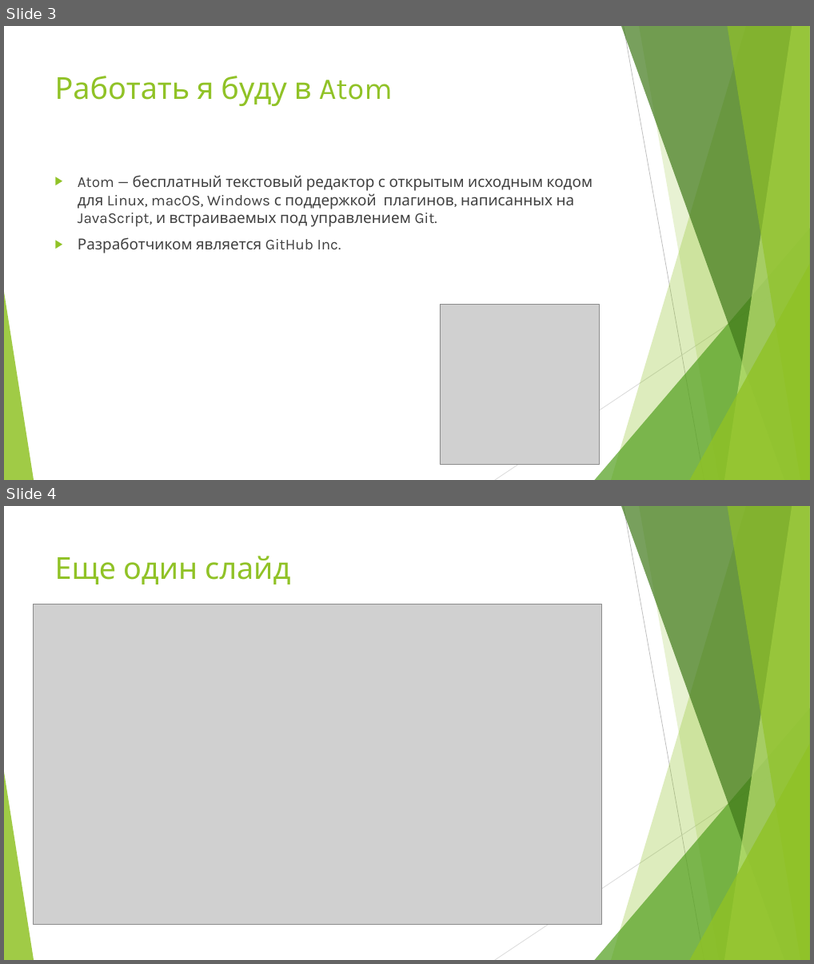
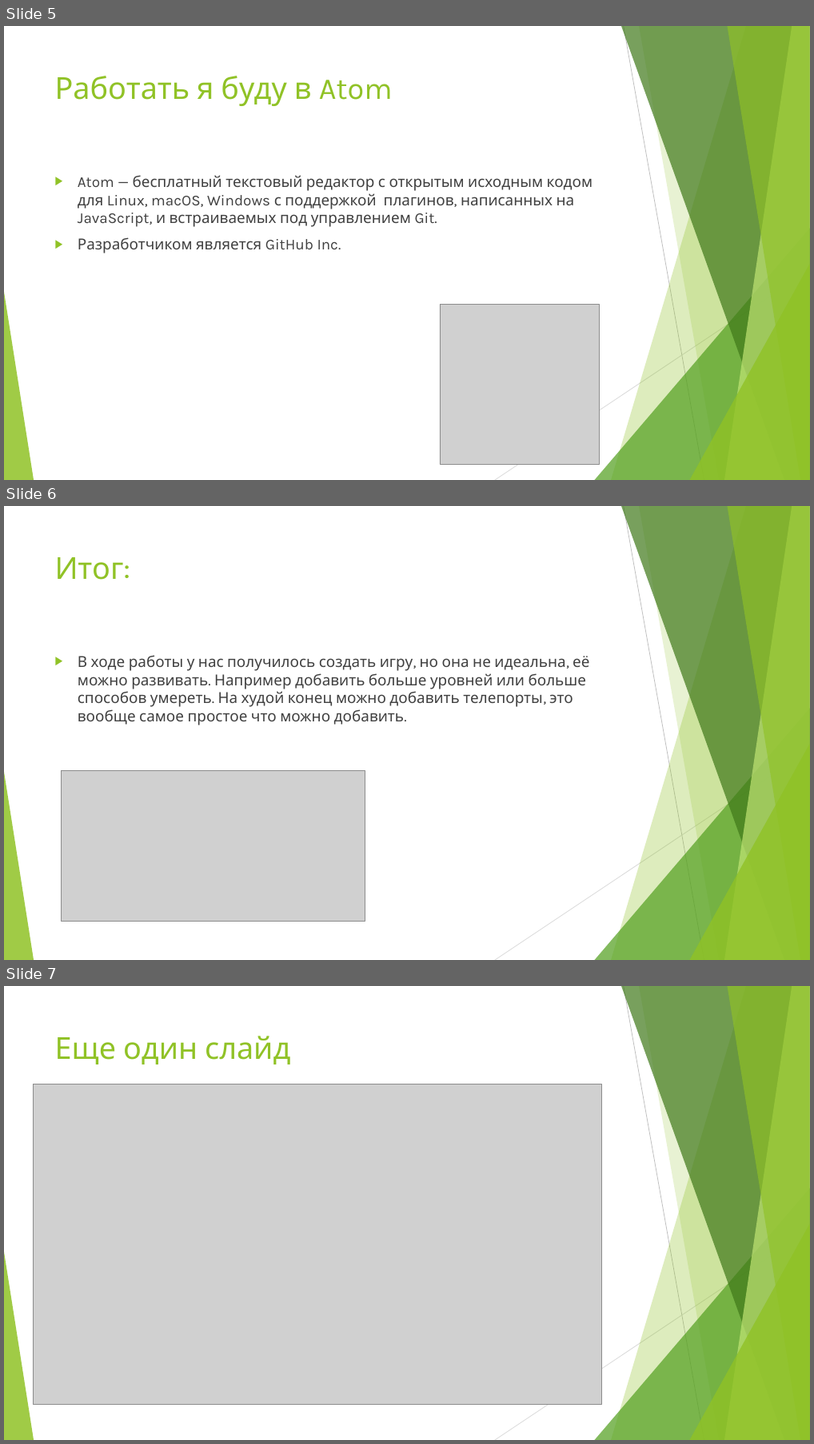
Before and after one commit to silnovdanila/atom_projects, a slide deck: The tale of Chelick.pptx. Shown one above the other, each under a label of ours: slides 3 and 4 before the commit, slides 5, 6 and 7 after it. The pictures are 814x964 and 814x1444 pixels, drawn with LibreOffice and Linux fonts; fonts in the diff are those of the drawing; grey boxes stand for pictures. Boxes give left, top, right and bottom in pixels: in the first picture for what was removed or moved away, otherwise in the second. Text is boxed around its words. In the diff, an @@ line names an element or a change of style, - is before the commit and + after.

```diff
--- a/The tale of Chelick.pptx
+++ b/The tale of Chelick.pptx
@@ slide 6 added at <box>4,506,810,960</box>, background #FFFFFF; not listed: 10 template elements that a slide beside it also shows @@
@@ title added at <box>55,557,124,580</box>, 36 pt, text #90C226 @@
+Итог:
@@ text added at <box>78,655,590,725</box>, 18 pt, text #404040 @@
+▶ В ходе работы у нас получилось создать игру, но она не идеальна, её можно развивать. Например добавить больше уровней или больше способов умереть. На худой конец можно добавить телепорты, это вообще самое простое что можно добавить.
@@ picture added at <box>61,770,365,921</box> @@
@@ what was slide 3 is now slide 5 @@
@@ what was slide 4 is now slide 7 @@
```
Also in this commit, not shown: 1 slide changed, 2 other slides added, 2 other files.
